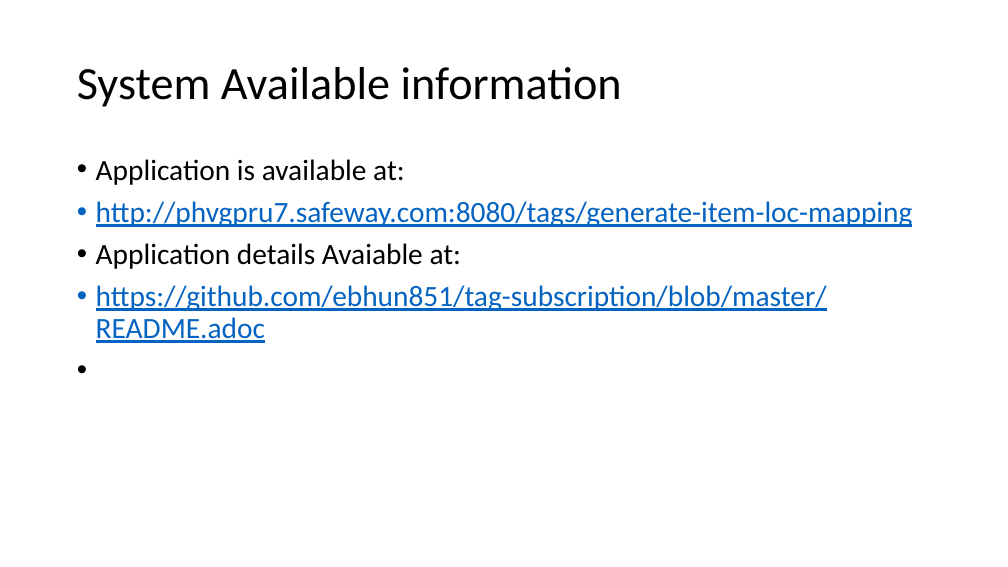
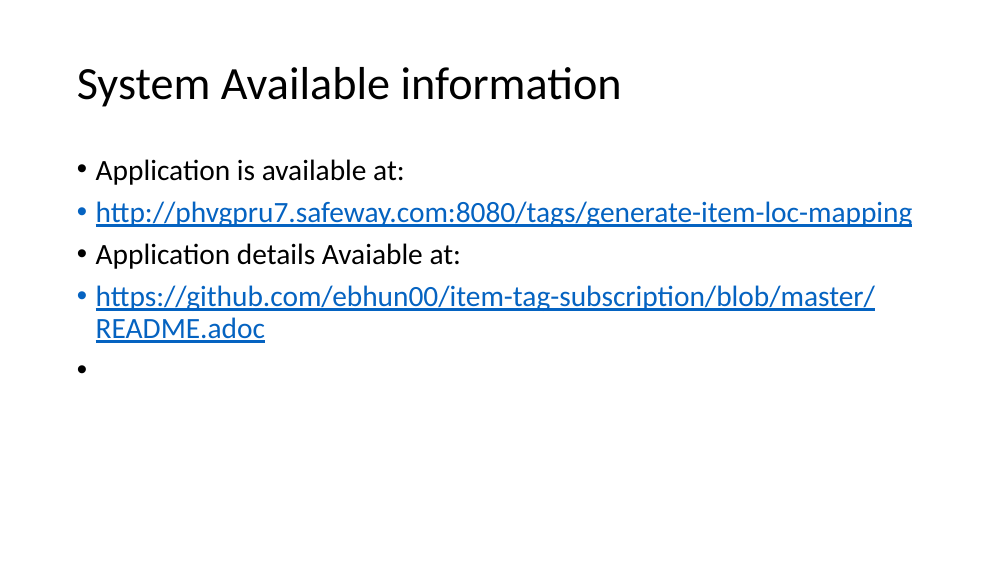
Before and after one commit to ebhun00/item-tag-subscription, a slide deck: slide 5 of data/tag/Tag-subscription-Presentation.pptx. Drawn at 1008x567 pixels with LibreOffice and Linux fonts; fonts in the diff are those of the drawing. Boxes give left, top, right and bottom in pixels: in the first picture for what was removed or moved away, otherwise in the second. Text is boxed around its words. In the diff, an @@ line names an element or a change of style, - is before the commit and + after.

```diff
--- a/data/tag/Tag-subscription-Presentation.pptx
+++ b/data/tag/Tag-subscription-Presentation.pptx
@@ text at (96,285,875,343): text changed @@
-• https://github.com/ebhun851/tag-subscription/blob/master/README.adoc
+• https://github.com/ebhun00/item-tag-subscription/blob/master/README.adoc
```
Also in this commit, not shown: 1 other file.
